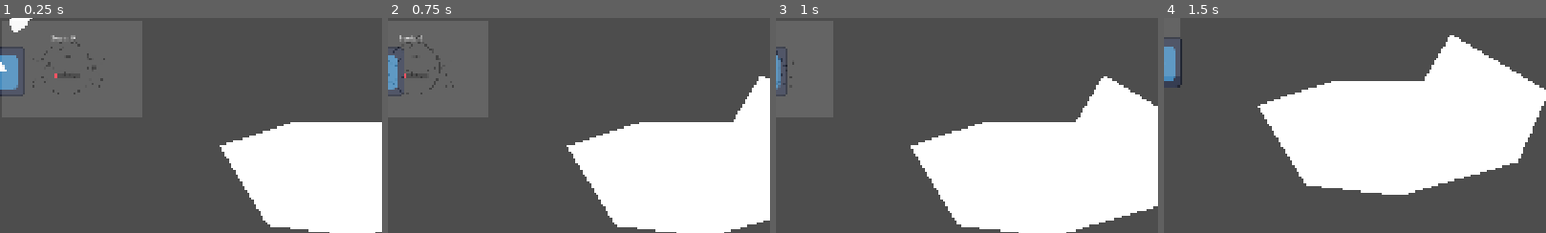
Above: before the commit, frames 1-4 (left to right).
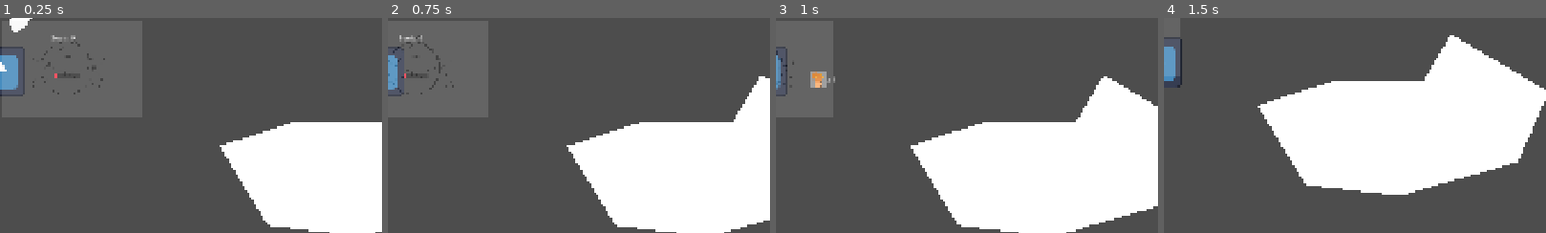
Above: after the commit, the same moments.

Repository: skeeeth/Allstar-Cult-Slip
Game: Godot game, scene res://Source/Level/World/World.tscn
Two runs of this game, one before a commit and one after it. Both use one fixed random seed, a clock stepped at 60 frames per second and the inputs below. The engine's default icon, where the game draws it, is replaced by a stand-in: a white triangle on a blue panel in a dark square.
Inputs:
- Up to frame 1 (0.25 s): no input
- Up to frame 2 (0.75 s): tap Enter at 0.5 s; hold D (right) from 0.53 s (still down); hold E (Interact) from 0.53 s (still down)
- Up to frame 3 (1 s): keep holding D (right); keep holding E (Interact)
- Up to frame 4 (1.5 s): release D (right) at 1.28 s; release E (Interact) at 1.28 s; hold S (down) from 1.28 s (still down); tap 1 (one) at 1.35 s
The pictures show only the part of the screen within x 50-100%, y 38-88%; the shares and areas given below are measured in that part.

Frames 1-2 are identical in both runs. In frame 3, 0.4% of the frame differs, in the area x 9-16%, y 24-33%; in frame 4, nothing differs.

Commit message:
bugged wave indicator wip

Diff:
--- /dev/null
+++ b/Source/Level/UI/Wave Indicator/wave_indicator.gd
@@ -0,0 +1,19 @@
+extends Control
+class_name WaveIndicator
+
+var home:Vector2
+
+@export var icon: TextureRect
+@export var label: Label
+
+const self_scene:PackedScene = preload("uid://bn6wbpb2i5dd")
+
+static func _create():
+	return self_scene.instantiate()
+
+func display(sprite:Texture2D,count:int):
+	icon.texture = sprite
+	label.text = "x %s " % count
+
+func _process(delta: float) -> void:
+	position = home.clamp(Vector2(0,0),Vector2(1920,1080))
--- /dev/null
+++ b/Source/Level/UI/Wave Indicator/wave_indicator.tscn
@@ -0,0 +1,20 @@
+[gd_scene format=3 uid="uid://bn6wbpb2i5dd"]
+
+[ext_resource type="Script" uid="uid://hw4lvbgd8rjg" path="res://Source/Level/UI/Wave Indicator/wave_indicator.gd" id="1_3k7yg"]
+[ext_resource type="Texture2D" uid="uid://dyls51hp6s63a" path="res://Assets/BEE WIPs/JELLADY.png" id="1_fi2gj"]
+
+[node name="Wave Indicator" type="HBoxContainer" unique_id=617986268 node_paths=PackedStringArray("icon", "label")]
+offset_right = 67.0
+offset_bottom = 40.0
+script = ExtResource("1_3k7yg")
+icon = NodePath("Icon")
+label = NodePath("Label")
+
+[node name="Icon" type="TextureRect" parent="." unique_id=1009294567]
+layout_mode = 2
+texture = ExtResource("1_fi2gj")
+expand_mode = 2
+
+[node name="Label" type="Label" parent="." unique_id=2132304875]
+layout_mode = 2
+text = "x 0"
--- a/Source/Level/World/EnemyInstancer.gd
+++ b/Source/Level/World/EnemyInstancer.gd
@@ -8,6 +8,8 @@
 var next_point:Node2D
 var next_type:EnemyData
 @export var next_count:int = 4
+@onready var hud: CanvasLayer = $"../Camera2D/Hud"
+@onready var camera_2d: Camera2D = $"../Camera2D"
 
 func _ready() -> void:
 	determine_wave()
@@ -24,6 +26,10 @@
 	next_point =  spawn_points.pick_random()
 	next_type = enemy_pool.pick_random()
 	next_count *= 1.2
+	var indicator:WaveIndicator = WaveIndicator._create()
+	camera_2d.add_child(indicator)
+	indicator.display(next_type.sprite,next_count)
+	indicator.home = next_point.position
 
 func spawn_wave(around_point:Node2D,data:EnemyData,count:int):
 	for i in range(0,count):
Not shown, added: Source/Level/UI/Wave Indicator/wave_indicator.gd.uid
